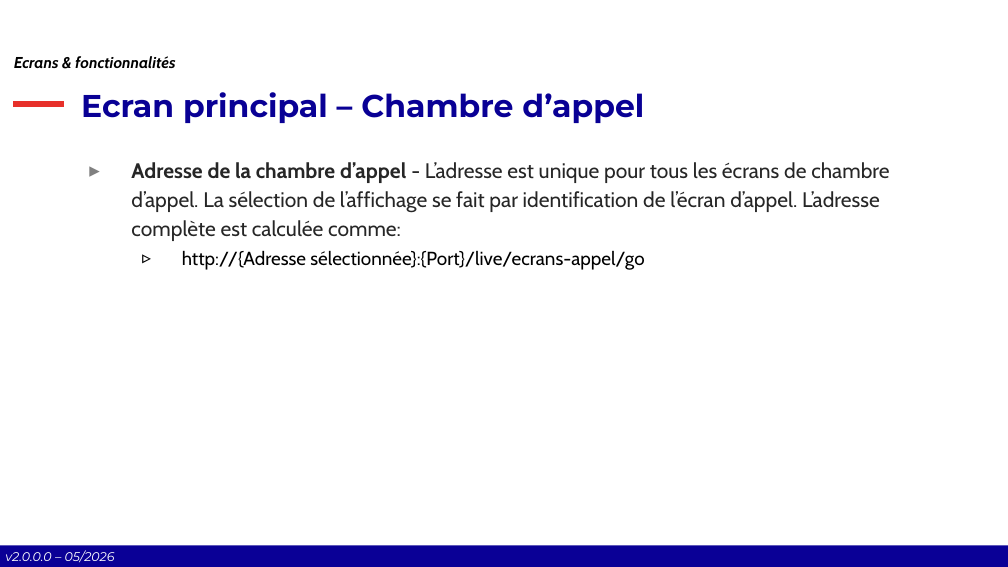
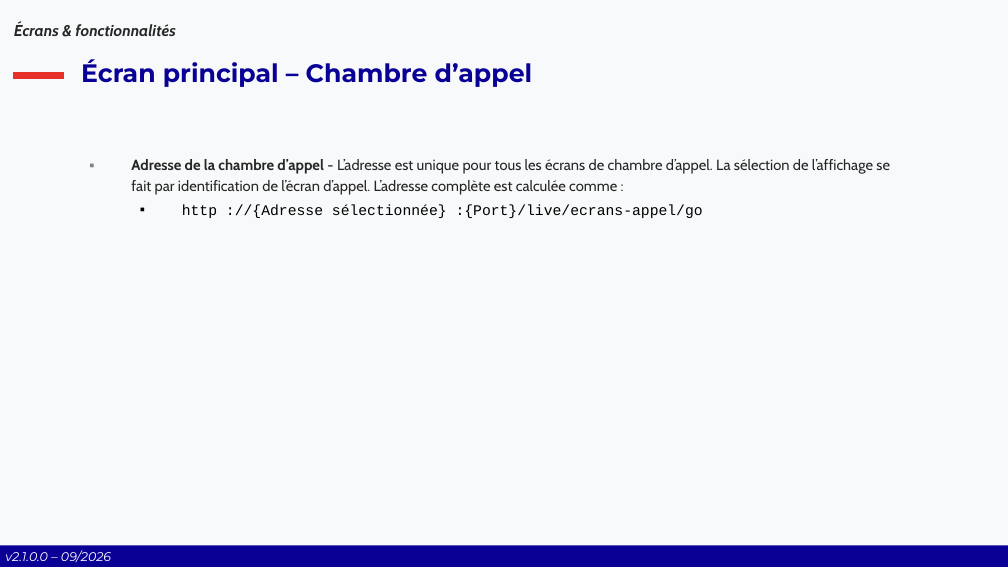
Before and after one commit to Comite-Rhone-Judo/PublicationSuiviCompetition, a slide deck: slide 27 of AppPublication/Documentation/PublicationSuiviCompetition - Manuel d'utilisation.pptx. Drawn at 1008x567 pixels with LibreOffice and Linux fonts; fonts in the diff are those of the drawing; background and template pictures are left out. Boxes give left, top, right and bottom in pixels: in the first picture for what was removed or moved away, otherwise in the second. Text is boxed around its words. In the diff, an @@ line names an element or a change of style, - is before the commit and + after.

Commit message:
Tri phases + ordre XML, corrections XAML & ergonomie
- Ajout du tri des phases et de l'attribut "ordre" dans l'export XML (ExportXML.cs, Phase.cs, ConstantXML.cs)
- Mise à jour de l'XSLT avancement_site.xslt pour affichage ordonné et ergonomique des phases
- Harmonisation des libellés, info-bulles et textes dans les vues XAML (cohérence typographique, accents, espaces)
- Correction de l'auto-refresh JS pour éviter le rechargement intempestif
- Ajustement de la hauteur de RechercheServer.xaml
- Uniformisation des boutons "OK" dans les dialogues

```diff
--- a/AppPublication/Documentation/PublicationSuiviCompetition - Manuel d'utilisation.pptx
+++ b/AppPublication/Documentation/PublicationSuiviCompetition - Manuel d'utilisation.pptx
@@ background #FFFFFF to #F8F9FA @@
@@ text at box(14, 23, 175, 36): text changed; text colour #000000 to #262626 @@
-Ecrans & fonctionnalités
+Écrans & fonctionnalités
@@ title at box(81, 59, 533, 87): text changed; size 30 to 24 pt @@
-Ecran principal – Chambre d’appel
+Écran principal – Chambre d’appel
@@ title "Écran principal – Chambre d’appel" at box(81, 59, 533, 87): vertical alignment bottom to middle @@
@@ line moved from (14, 104) - (64, 104) to (14, 76) - (64, 76) @@
@@ rectangle removed at box(227, 116, 782, 450) @@
@@ text at box(131, 159, 890, 218): text changed; size 20 to 14 pt @@
-▸ Adresse de la chambre d’appel - L’adresse est unique pour tous les écrans de chambre d’appel. La sélection de l’affichage se fait par identification de l’écran d’appel. L’adresse complète est calculée comme:
-  ▹ http://{Adresse sélectionnée}:{Port}/live/ecrans-appel/go
+▪ Adresse de la chambre d’appel - L’adresse est unique pour tous les écrans de chambre d’appel. La sélection de l’affichage se fait par identification de l’écran d’appel. L’adresse complète est calculée comme :
+  ▪ http ://{Adresse sélectionnée} :{Port}/live/ecrans-appel/go
@@ text at box(5, 550, 111, 563): text changed @@
-v2.0.0.0 – 05/2026
+v2.1.0.0 – 09/2026
```
Also in this commit, not shown: 51 other slides changed, 4 slides added, 1 slide removed, 16 other files.
